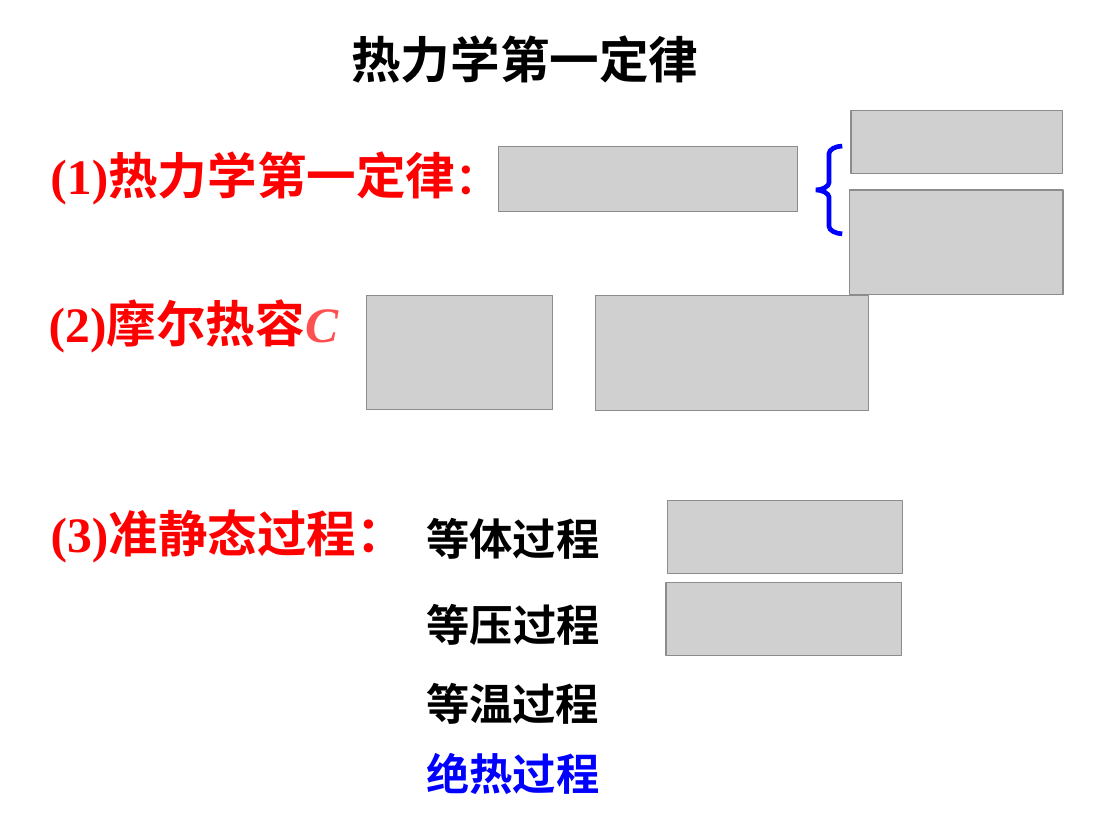
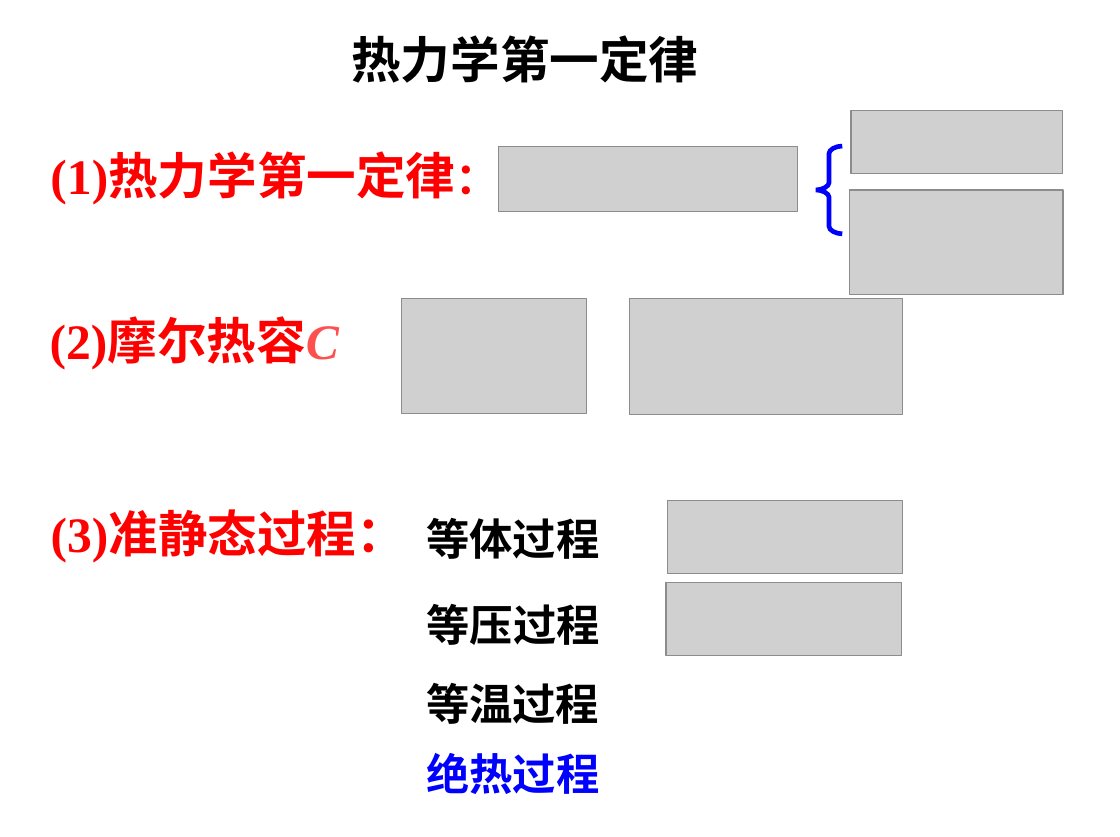
Before and after one commit to Equationzhao/USTB-Course-materials, a slide deck: slide 10 of 大物/热学20211222.ppt. Drawn at 1120x837 pixels with LibreOffice and Linux fonts; fonts in the diff are those of the drawing; grey boxes stand for pictures. Boxes give left, top, right and bottom in pixels: in the first picture for what was removed or moved away, otherwise in the second. Text is boxed around its words. In the diff, an @@ line names an element or a change of style, - is before the commit and + after.

```diff
--- a/大物/热学20211222.ppt
+++ b/大物/热学20211222.ppt
@@ picture: place and size @@
-picture at (367, 296, 552, 409)
+picture at (402, 299, 587, 413)
@@ picture: place and size @@
-picture at (596, 296, 869, 411)
+picture at (629, 299, 902, 414)
@@ text "(2)摩尔热容C": place and size @@
-text "(2)摩尔热容C" at (49, 303, 338, 352)
+text "(2)摩尔热容C" at (50, 320, 339, 369)
```
Also in this commit, not shown: 7 other slides changed, 23 other files.
